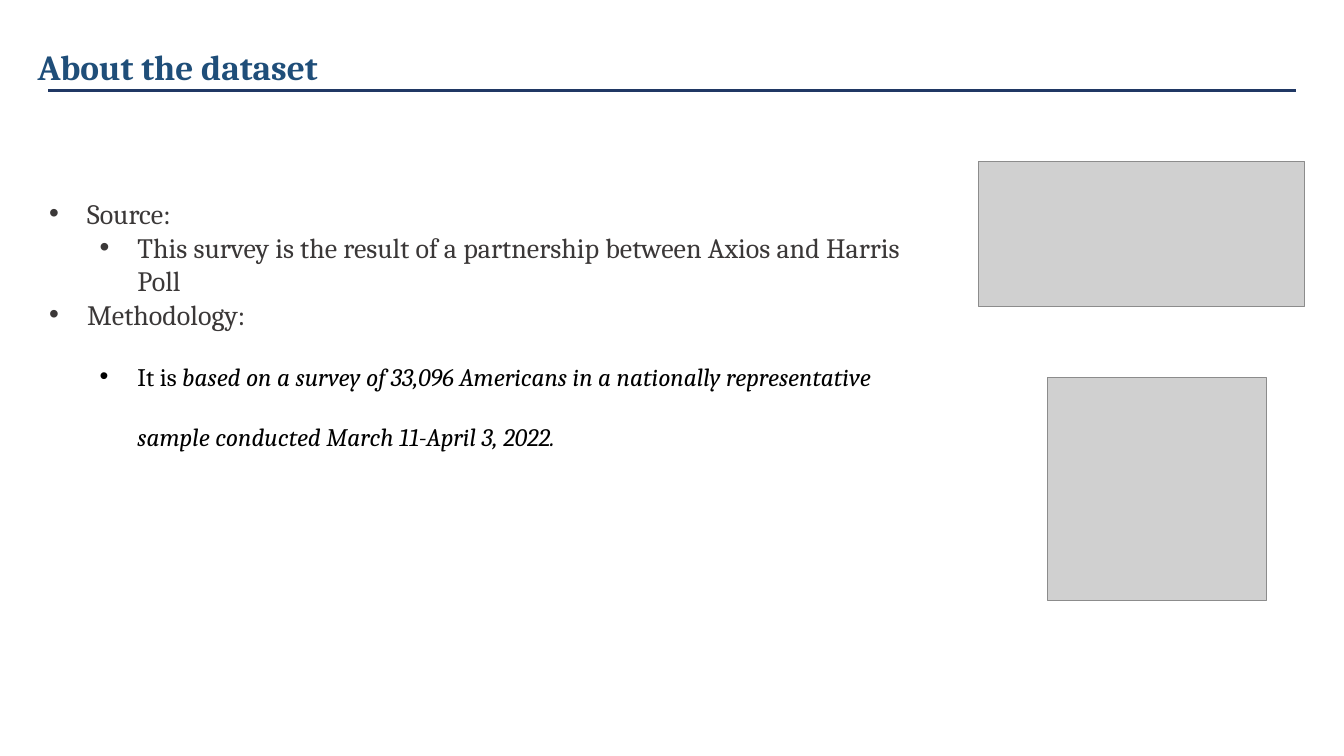
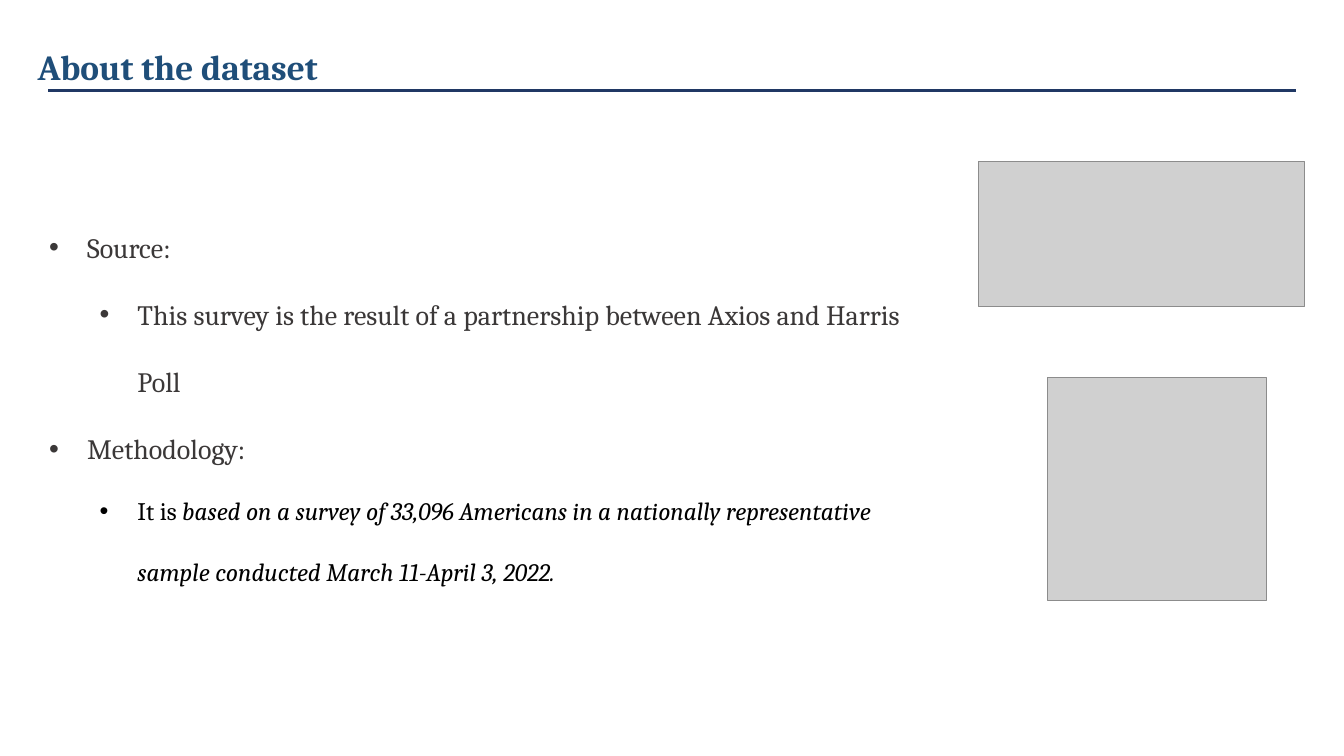
Before and after one commit to aeprogress/company-reputation-poll-eda, a slide deck: slide 3 of presentation/Presentation2.pptx. Drawn at 1344x756 pixels with LibreOffice and Linux fonts; fonts in the diff are those of the drawing; grey boxes stand for pictures. Boxes give left, top, right and bottom in pixels: in the first picture for what was removed or moved away, otherwise in the second. Text is boxed around its words. In the diff, an @@ line names an element or a change of style, - is before the commit and + after.

```diff
--- a/presentation/Presentation2.pptx
+++ b/presentation/Presentation2.pptx
@@ text at (x1=87, y1=239, x2=900, y2=465): line spacing 1 to 2 @@
```
Also in this commit, not shown: 1 other slide changed, 4 slides added.
